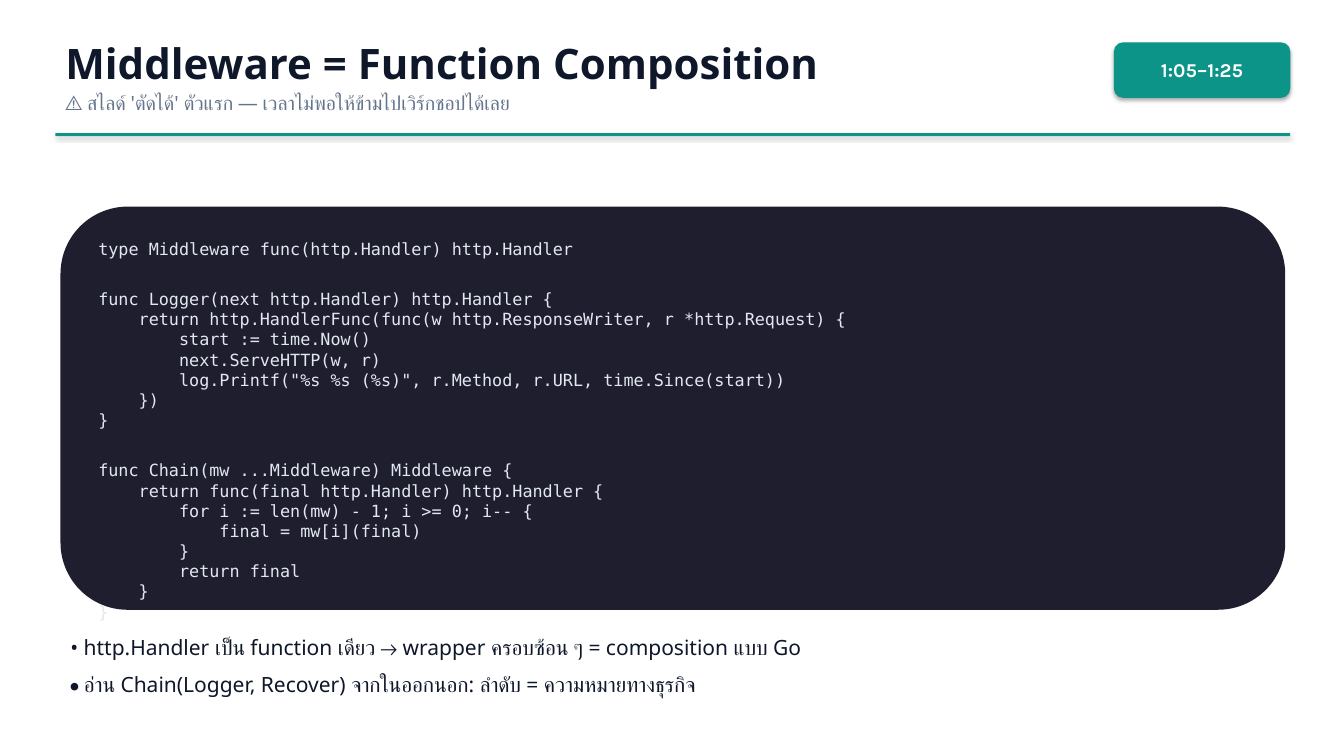
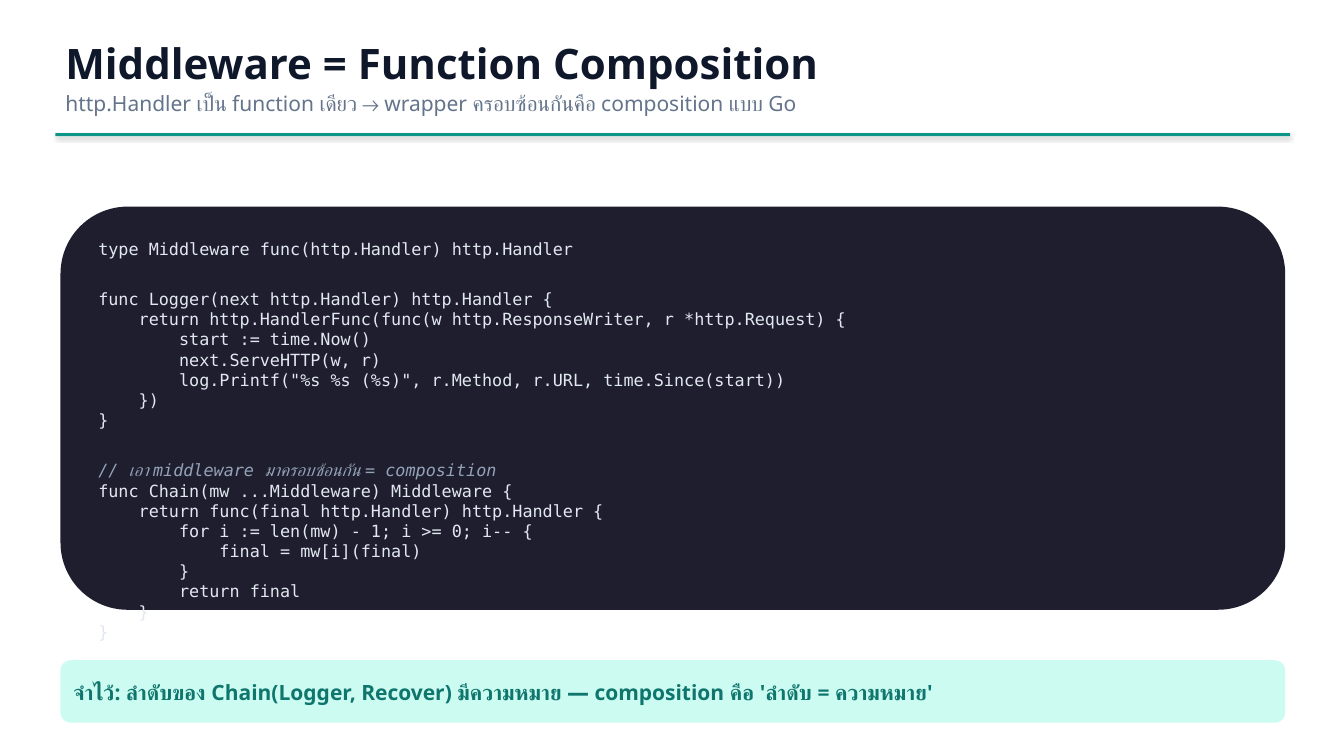
Before and after one commit to iporsut/go-fp, a slide deck: slide 12 of slides/fp-in-go-workshop.pptx (slide 10 before the commit). Drawn at 1344x756 pixels with LibreOffice and Linux fonts; fonts in the diff are those of the drawing. Boxes give left, top, right and bottom in pixels: in the first picture for what was removed or moved away, otherwise in the second. Text is boxed around its words. In the diff, an @@ line names an element or a change of style, - is before the commit and + after.

```diff
--- a/slides/fp-in-go-workshop.pptx
+++ b/slides/fp-in-go-workshop.pptx
@@ text removed at box(65, 47, 818, 110) @@
-Middleware = Function Composition
-⚠️ สไลด์ 'ตัดได้' ตัวแรก — เวลาไม่พอให้ข้ามไปเวิร์กชอปได้เลย
@@ text added at box(65, 47, 818, 116), 15 pt, text #64748B @@
+Middleware = Function Composition
+http.Handler เป็น function เดียว → wrapper ครอบซ้อนกันคือ composition แบบ Go
@@ rounded rectangle removed at box(1114, 42, 1291, 98) @@
-1:05–1:25
@@ text in rounded rectangle at box(129, 463, 496, 480): paragraph added @@
+// เอา middleware มาครอบซ้อนกัน = composition
@@ text removed at box(84, 639, 801, 698) @@
-• http.Handler เป็น function เดียว → wrapper ครอบซ้อน ๆ = composition แบบ Go
-• อ่าน Chain(Logger, Recover) จากในออกนอก: ลำดับ = ความหมายทางธุรกิจ
@@ rounded rectangle added at box(60, 660, 1286, 723), fill #CCFBF1, 15 pt, text #0F766E, bold @@
+จำไว้: ลำดับของ Chain(Logger, Recover) มีความหมาย — composition คือ 'ลำดับ = ความหมาย'
```
Also in this commit, not shown: 8 other slides changed, 8 slides added, 5 slides removed, 19 other files.
